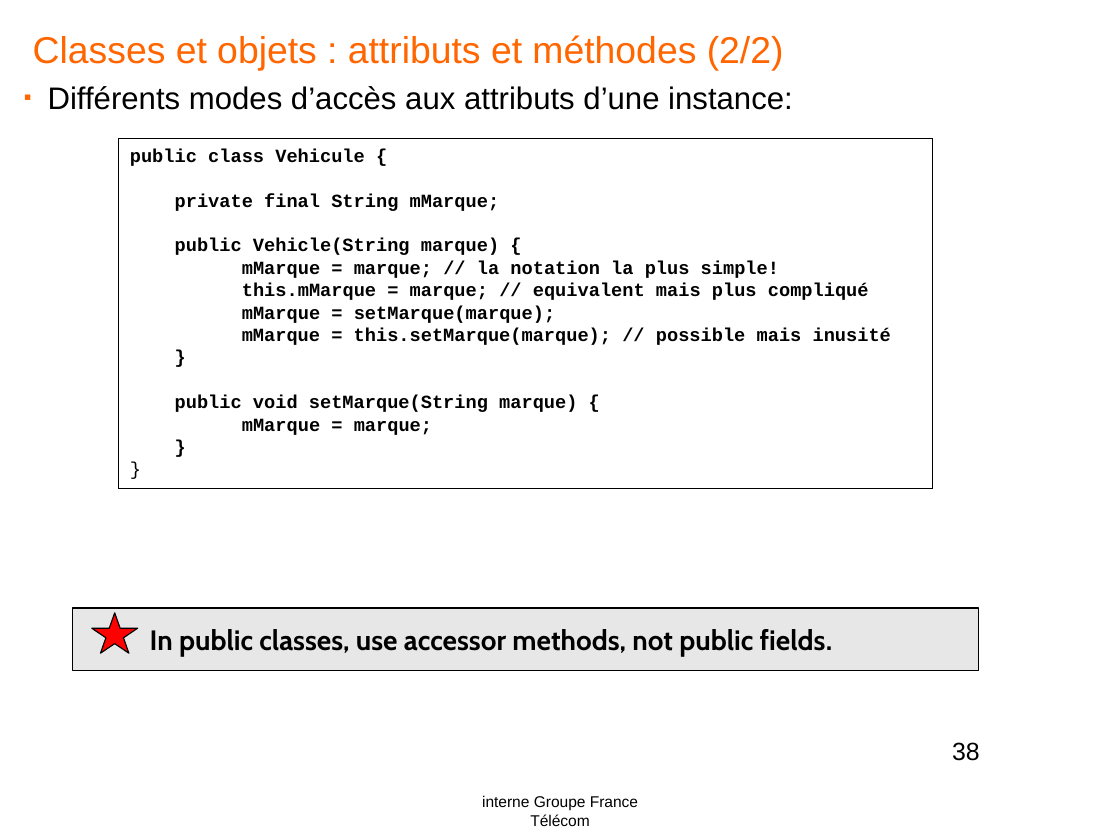
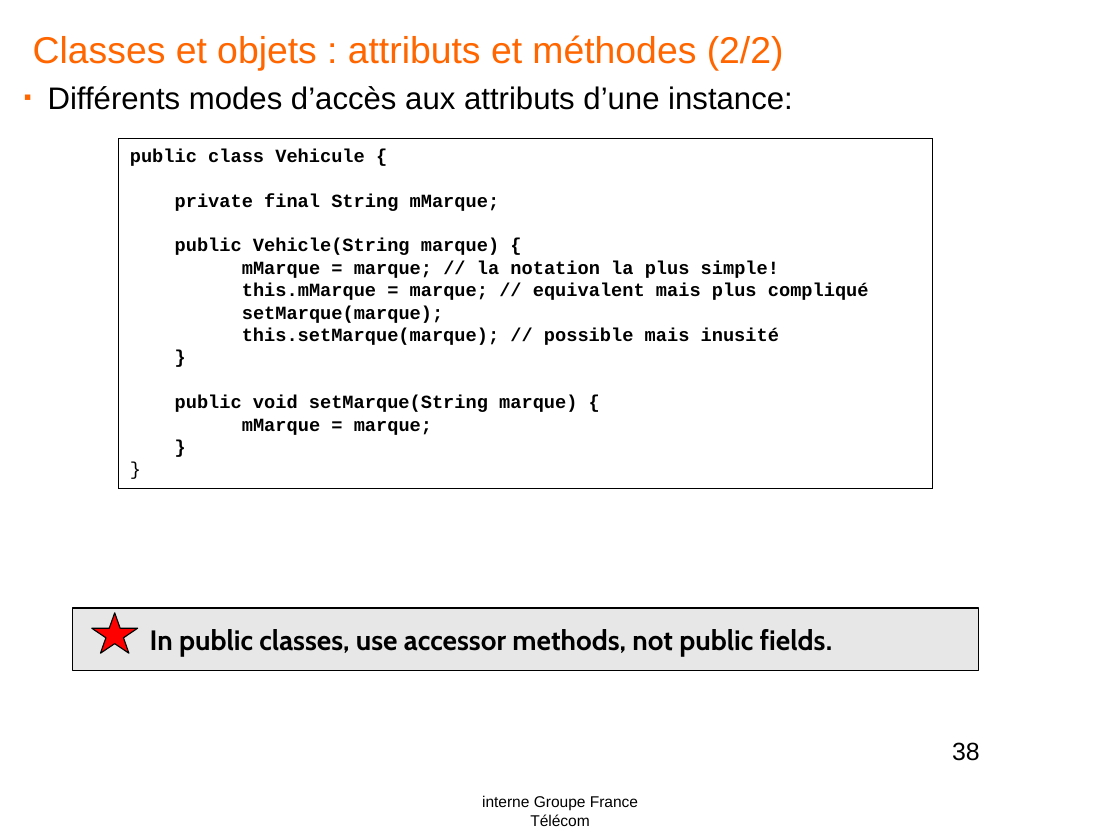
Before and after one commit to yplo6403/formationjava, a slide deck: slide 38 of doc/Java-OL1.pptx. Drawn at 1120x840 pixels with LibreOffice and Linux fonts; fonts in the diff are those of the drawing; background and template pictures are left out. Boxes give left, top, right and bottom in pixels: in the first picture for what was removed or moved away, otherwise in the second. Text is boxed around its words. In the diff, an @@ line names an element or a change of style, - is before the commit and + after.

```diff
--- a/doc/Java-OL1.pptx
+++ b/doc/Java-OL1.pptx
@@ text in rectangle at box(242, 306, 779, 345): text changed @@
-mMarque = setMarque(marque);
-mMarque = this.setMarque(marque); // possible mais inusité
+setMarque(marque);
+this.setMarque(marque); // possible mais inusité
```
Also in this commit, not shown: 7 other slides changed, 1 other file.
